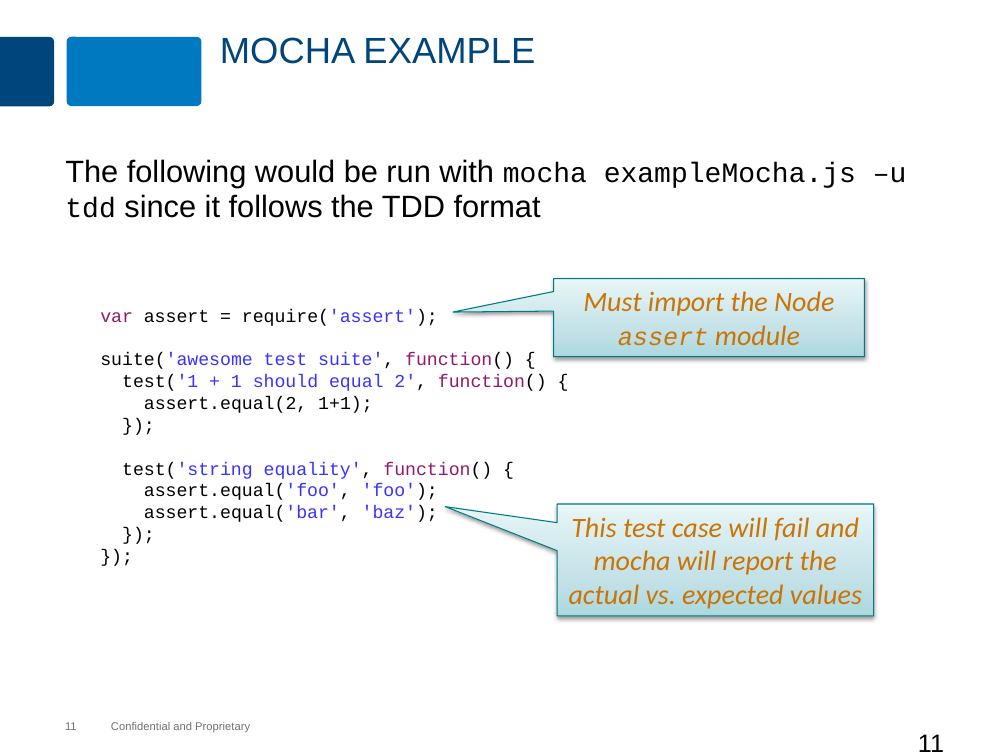
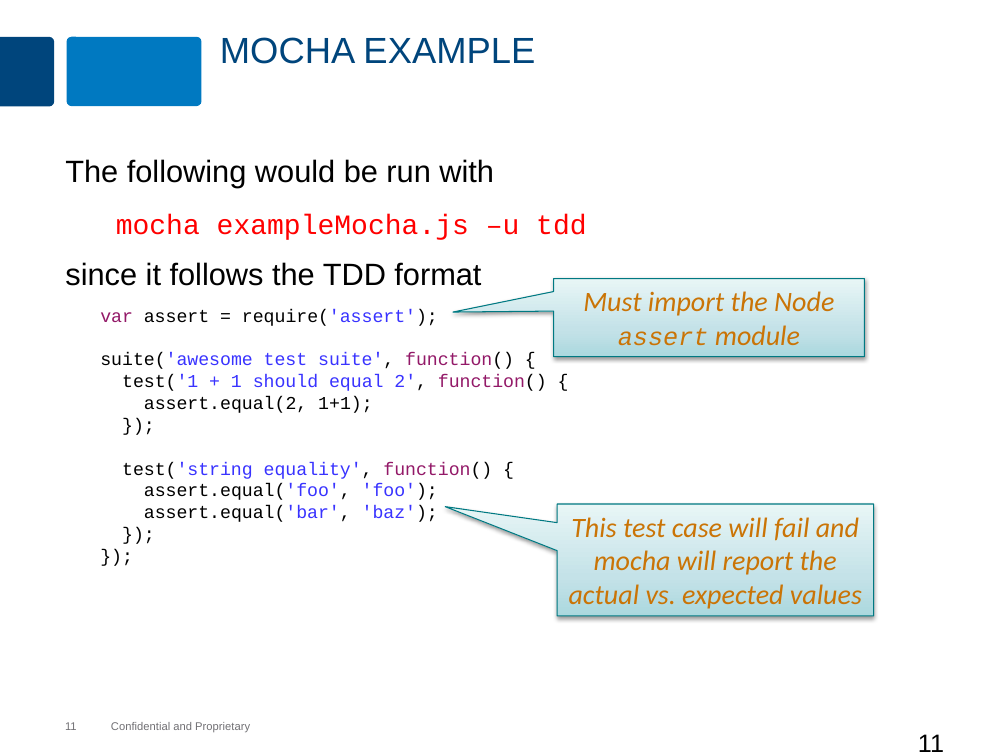
Before and after one commit to MaxMillington/nodePractice, a slide deck: slide 11 of node/lesson-47-testing/testing.pptx. Drawn at 1008x756 pixels with LibreOffice and Linux fonts; fonts in the diff are those of the drawing; background and template pictures are left out. Boxes give left, top, right and bottom in pixels: in the first picture for what was removed or moved away, otherwise in the second. Text is boxed around its words. In the diff, an @@ line names an element or a change of style, - is before the commit and + after.

Commit message:
fixed typos in slides

```diff
--- a/node/lesson-47-testing/testing.pptx
+++ b/node/lesson-47-testing/testing.pptx
@@ text at [65,159,586,286]: text changed @@
-The following would be run with mocha exampleMocha.js –u tdd since it follows the TDD format
+The following would be run with
+mocha exampleMocha.js –u tdd
+since it follows the TDD format
```
